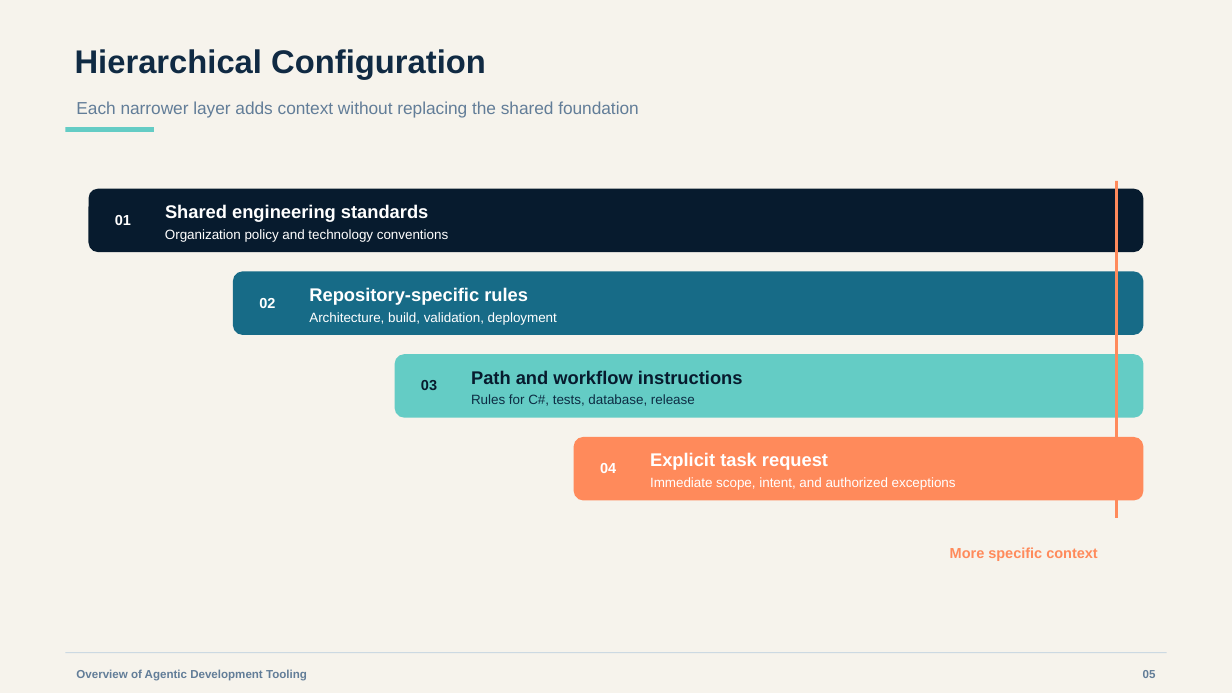
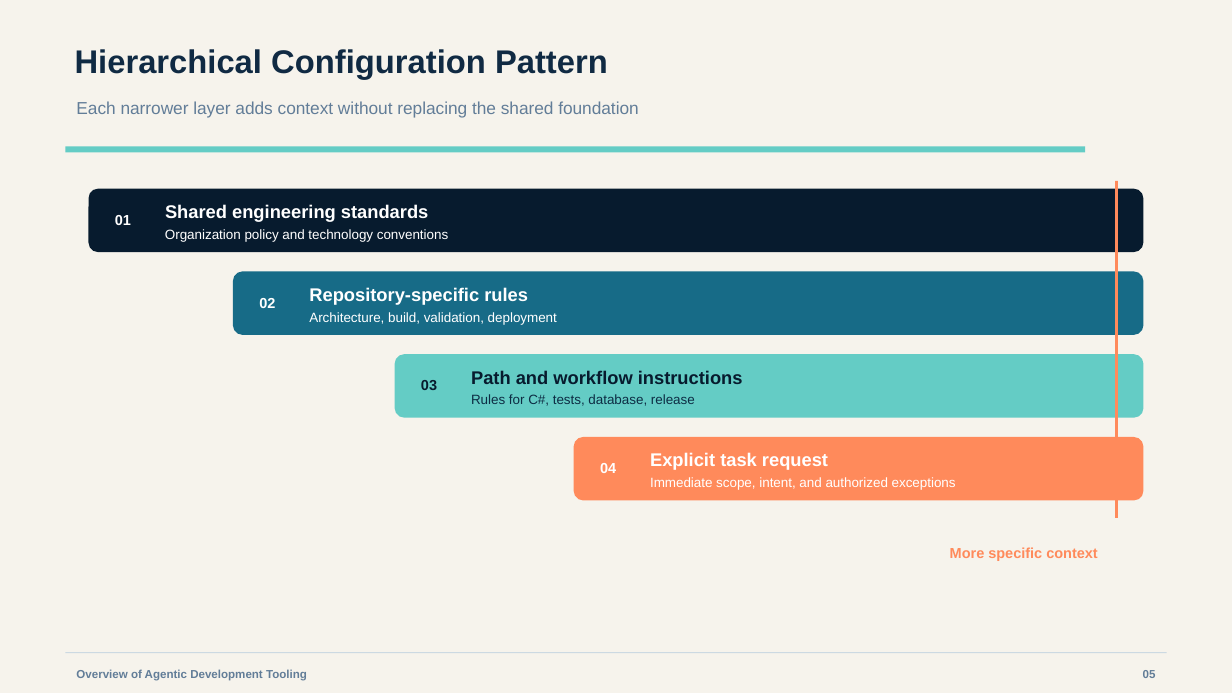
Before and after one commit to Starbender-Systems/engineering-standards, a slide deck: slide 3 of docs/presentations/development-tooling-v2.pptx. Drawn at 1232x693 pixels with LibreOffice and Linux fonts; fonts in the diff are those of the drawing. Boxes give left, top, right and bottom in pixels: in the first picture for what was removed or moved away, otherwise in the second. Text is boxed around its words. In the diff, an @@ line names an element or a change of style, - is before the commit and + after.

```diff
--- a/docs/presentations/development-tooling-v2.pptx
+++ b/docs/presentations/development-tooling-v2.pptx
@@ text at [75,49,608,80]: text changed @@
-Hierarchical Configuration
+Hierarchical Configuration Pattern
@@ rectangle removed at [66,128,154,132] @@
@@ rectangle added at [66,146,1086,152], fill #64CCC5 @@
```
Also in this commit, not shown: 10 other slides changed.
